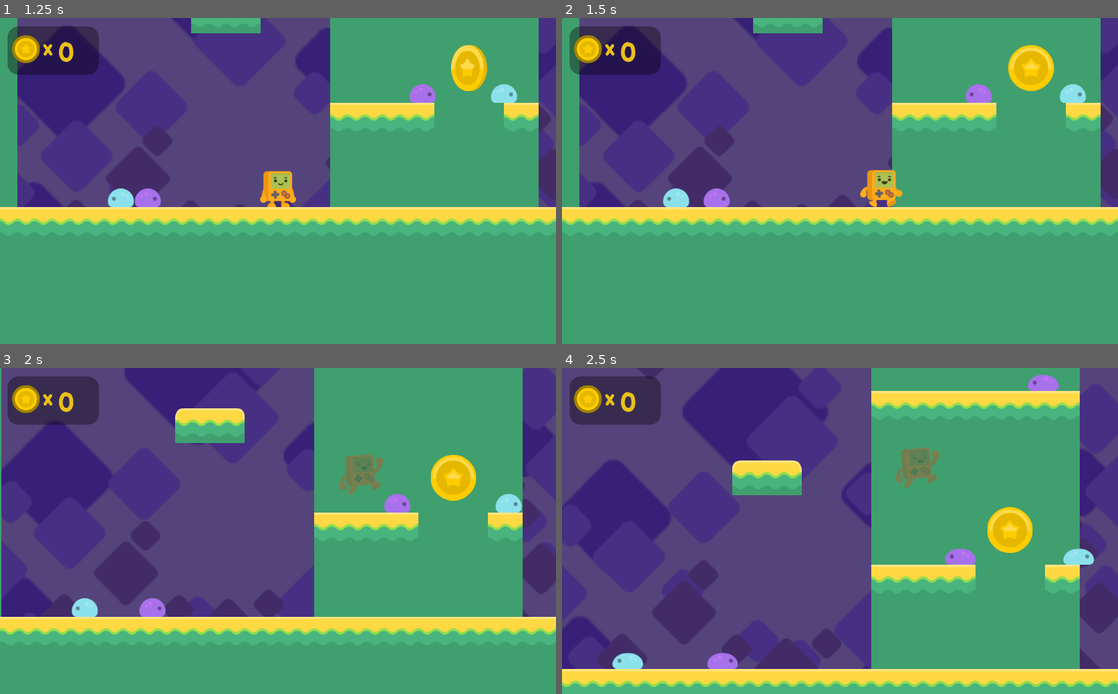
Above: before the commit, frames 1-4 (two rows, left to right).
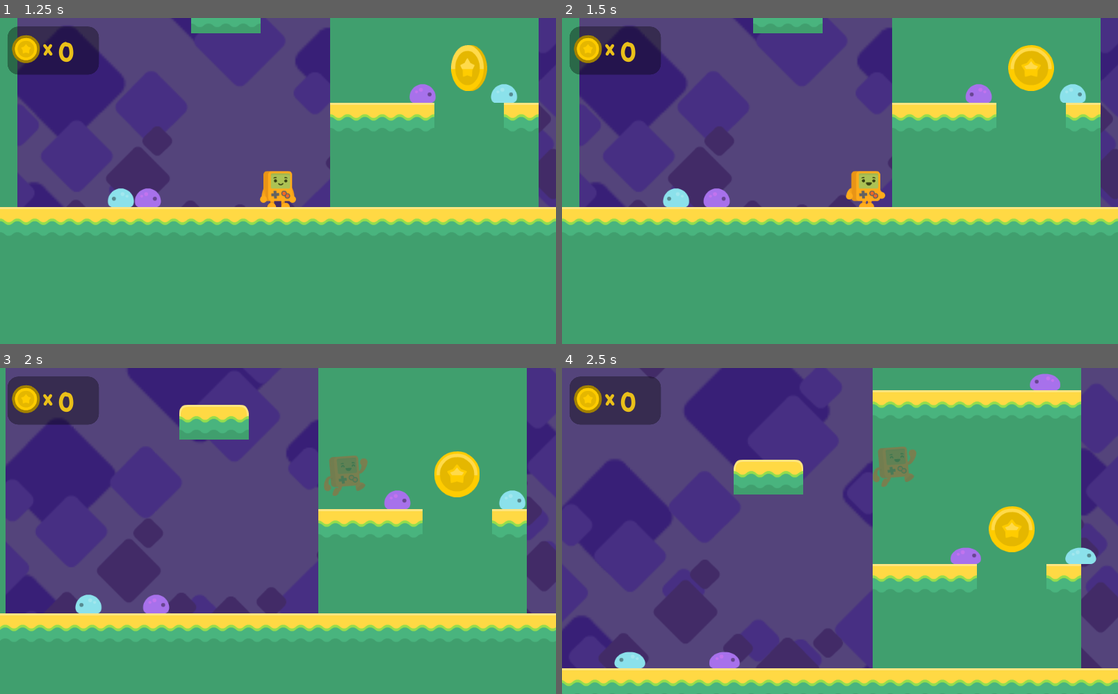
Above: after the commit, the same moments.

Repository: reuben-john/Godot-Platformer-Game
Game: Godot game, scene res://TitleMenu.tscn
The game is run twice, just before and just after one commit, with the same random seed, the same clock (stepped at 60 frames per second) and the same inputs.
Inputs:
- Up to frame 1 (1.25 s): click "PLAY!" at 0.5 s
- Up to frame 2 (1.5 s): hold Right (right) from 1.28 s (still down); hold Z (run, bound only after the commit) from 1.28 s (still down)
- Up to frame 3 (2 s): keep holding Right (right); keep holding Z (run, bound only after the commit); tap Space (jump) at 1.52 s
- Up to frame 4 (2.5 s): keep holding Right (right); release Z (run, bound only after the commit) at 2.03 s; tap Z (run, bound only after the commit) at 2.1 s; tap Space (jump) at 2.27 s

Frame 1 is identical in both runs. In frame 2, 0.8% of the frame differs, in the area x 51-62%, y 46-58%; in frame 3, 9.4%, in the area x 0-100%, y 0-82%; in frame 4, 4.5%.

Commit message:
Player may now run by holding z

Diff:
--- a/Steve.gd
+++ b/Steve.gd
@@ -4,12 +4,12 @@
 var state = States.AIR
 
 var velocity = Vector2(0, 0)
-const SPEED = 380
+const SPEED = 300
+const RUN_SPEED = SPEED * 1.7
 const GRAVITY = 35
 const JUMPFORCE = -900
 
 func _physics_process(delta):
-
 	match state:
 		States.AIR:
 			if is_on_floor():
@@ -17,10 +17,10 @@
 				continue
 			$Sprite.play("air")
 			if Input.is_action_pressed("right"):
-				velocity.x = SPEED
+				velocity.x = lerp(velocity.x, SPEED, 0.1) if velocity.x <  SPEED else lerp(velocity.x, SPEED, 0.03)
 				$Sprite.flip_h = false;
 			elif Input.is_action_pressed("left"):
-				velocity.x = -SPEED
+				velocity.x = lerp(velocity.x, -SPEED, 0.1) if velocity.x < SPEED else lerp(velocity.x, -SPEED, 0.03)
 				$Sprite.flip_h = true;
 			else:
 				velocity.x = lerp(velocity.x, 0, 0.2)
@@ -30,11 +30,21 @@
 				state = States.AIR
 				continue
 			if Input.is_action_pressed("right"):
-				velocity.x = SPEED
+				if Input.is_action_pressed("run"):
+					$Sprite.set_speed_scale(1.9)
+					velocity.x = lerp(velocity.x, RUN_SPEED, 0.1)
+				else:
+					velocity.x = lerp(velocity.x, SPEED, 0.1)
+					$Sprite.set_speed_scale(1.0)
 				$Sprite.play("walk")
 				$Sprite.flip_h = false;
 			elif Input.is_action_pressed("left"):
-				velocity.x = -SPEED
+				if Input.is_action_pressed("run"):
+					$Sprite.set_speed_scale(1.9)
+					velocity.x = lerp(velocity.x, -RUN_SPEED, 0.1)
+				else:
+					velocity.x = lerp(velocity.x, -SPEED, 0.1)
+					$Sprite.set_speed_scale(1.0)
 				$Sprite.play("walk")
 				$Sprite.flip_h = true;
 			else:
--- a/project.godot
+++ b/project.godot
@@ -50,6 +50,11 @@
 "events": [ Object(InputEventKey,"resource_local_to_scene":false,"resource_name":"","device":0,"alt":false,"shift":false,"control":false,"meta":false,"command":false,"pressed":false,"scancode":32,"physical_scancode":0,"unicode":0,"echo":false,"script":null)
  ]
 }
+run={
+"deadzone": 0.5,
+"events": [ Object(InputEventKey,"resource_local_to_scene":false,"resource_name":"","device":0,"alt":false,"shift":false,"control":false,"meta":false,"command":false,"pressed":false,"scancode":90,"physical_scancode":0,"unicode":0,"echo":false,"script":null)
+ ]
+}
 
 [layer_names]
 
